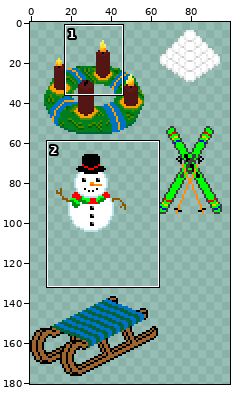
One commit to this sprite sheet: Assets/FuerWinter/Winterdeko.png. Above, an overview of the earlier version with the close-up marked.
Close-up. The starting point:
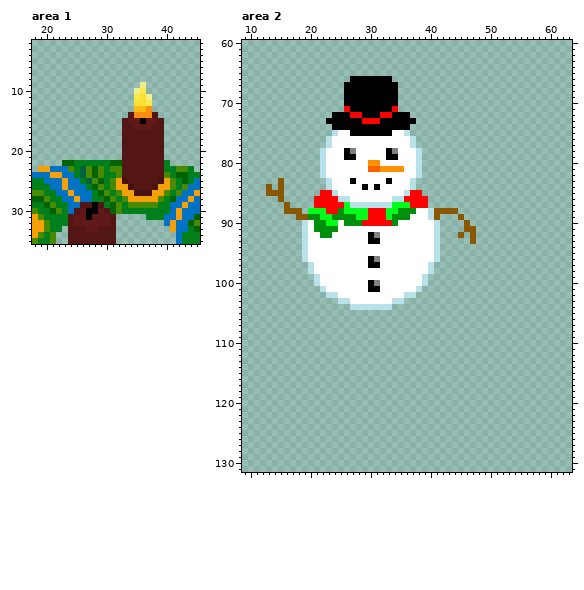
The file is 256x256 pixels. Colours within 5 levels of each other are drawn and written as one. Shown: area 1: x 18..45, y 2..35; area 2: x 9..63, y 60..131. The wide view leaves out empty margins.
The same view after the edit:
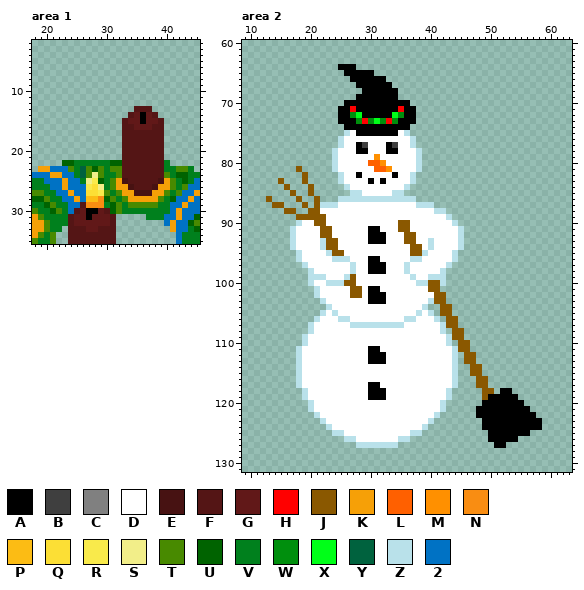
Palette (. is transparent): A #000000  B #3f3f3f  C #808080  D #ffffff  E #471212  F #541515  G #611818  H #ff0000  J #8a5800  K #f6a007  L #ff6000  M #ff9000  N #f98d12  P #fcbc14  Q #fcdf35  R #f9ea4b  S #f2ee89  T #488a00  U #006300  V #00801d  W #008f0d  X #00ff18  Y #00623e  Z #b9e1ea  2 #0072c4
Change:
Area 1:
y 9: x 36 S -> .
y 10: x 35..36 SR -> ..
y 11: x 35..37 RQS -> ...
y 12: x 35..37 QQR -> ...
y 13: x 35..37 PPN -> FFF
y 14: x 35..37 NNN -> GAG
y 24: x 28 U -> S
y 25: x 27..28 YT -> SR
y 26: x 27..29 VUT -> RQS
y 27: x 27..29 2VU -> QQR
y 28: x 27..29 2VV -> PPN
y 29: x 27..29 FAF -> NNN
Area 2:
y 64: x 25..27 ... -> AAA
y 65: x 26..30 ..... -> AAAAA
y 66: x 33 A -> .
y 67: x 26..27 AA -> ..; x 34 A -> .
y 68: x 26..28 AAA -> ...
y 69: x 26..27 AA -> ..
y 70: x 35..36 .. -> AA
y 71: x 25..27 .HA -> AAH; x 34..37 H... -> AHAA
y 72: x 24 A -> .; x 27..28 HH -> WX; x 32..35 HHAA -> AAXW; x 37 . -> A
y 73: x 23..24 AA -> ..; x 28 A -> W; x 30..34 HHAAA -> WXWHW
y 74: x 24..25 AA -> ..
y 75: x 24..27 ZDDA -> ..ZD; x 34 D -> A
y 76: x 23..25 ZDD -> ..Z
y 77: x 23..25 ZDD -> ..Z; x 28..29 DD -> AB; x 33..34 DD -> AB
y 78: x 22..24 ZDD -> ..Z; x 26..29 ACDD -> DDAA; x 34 C -> A
y 79: x 22..24 ZDD -> ..Z; x 26..27 AA -> DD; x 31 D -> M; x 33..34 AA -> DD
y 80: x 22..24 ZDD -> ..Z; x 30..32 MMD -> LLM
y 81: x 18 . -> J; x 22..24 ZDD -> ..Z; x 30 L -> D; x 32 M -> L; x 34..35 MM -> DD
y 82: x 19 . -> J; x 22..25 ZDDD -> ...Z; x 28 D -> A; x 34 D -> A; x 37..38 DZ -> Z.
y 83: x 19 . -> J; x 23..25 ZDD -> ..Z; x 27 A -> D; x 30 D -> A; x 32..33 DA -> AD
y 84: x 13 J -> .; x 15..16 J. -> .J; x 20 . -> J; x 23..26 ZDDD -> ...Z; x 29 A -> D; x 31 A -> D; x 36..37 DZ -> Z.
y 85: x 13..15 JJJ -> ...; x 17 . -> J; x 20 . -> J; x 22..28 HHZDDDD -> .....ZZ; x 34..38 DDZHH -> ZZ...
y 86: x 13 . -> J; x 15 J -> .; x 18 . -> J; x 21..24 HHHH -> J...; x 27..33 DDDDDDD -> ZZZZZZZ; x 36..39 HHHH -> ZZ..
y 87: x 14..16 ..J -> JJ.; x 19 . -> J; x 21..40 HHHHHXZZZZZZZXXXHHH. -> JZZZDDDDDDDDDDDDDZZZ
y 88: x 18 J -> .; x 20..37 XXXHHWXXXXHHHXXWWW -> JJDDDDDDDDDDDDDDDD; x 40..44 ZJJJJ -> DZZ..
y 89: x 20..36 WWXXWWWWXXHHHXWWW -> JJJDDDDDDDDDDDDDD; x 40..43 ZJ.. -> DDDZ; x 45 J -> .
y 90: x 18..19 .Z -> ZD; x 21..24 WWXX -> JJDD; x 26..36 WWWHHHHHWDD -> DDDDDDDDDJJ; x 41..44 Z... -> DDDZ; x 46 J -> .
y 91: x 17..19 ..Z -> ZDD; x 21..24 WWWW -> DJJD; x 30..31 DD -> AA; x 35..36 DD -> JJ; x 41..47 Z....JJ -> DDDDZ..
y 92: x 17..19 ..Z -> ZDD; x 22..23 WW -> JJ; x 31..32 CD -> AA; x 36..37 DD -> JJ; x 41..45 Z...J -> DDDDZ; x 47 J -> .
y 93: x 17..19 ..Z -> ZDD; x 22..24 DDD -> ZJJ; x 32 D -> A; x 36..37 DD -> JJ; x 40..45 DZ.... -> ZDDDDZ; x 47 J -> .
y 94: x 17..19 ..Z -> ZDD; x 22..24 DDD -> ZJJ; x 37..38 DD -> JJ; x 40..45 DZ.... -> ZDDDDZ
y 95: x 18..19 .Z -> ZD; x 23..25 DDD -> ZJJ; x 37..39 DDD -> JJZ; x 41..44 Z... -> DDDZ
y 96: x 18..19 .Z -> ZD; x 24..26 DDD -> ZZZ; x 31 C -> A; x 37..38 DD -> ZZ; x 41..44 Z... -> DDDZ
y 97: x 19..20 .Z -> ZD; x 27 D -> Z; x 32 D -> A; x 36 D -> Z; x 40..43 Z... -> DDDZ
y 98: x 27 D -> Z; x 30..32 DDD -> AAA; x 36 D -> Z; x 40..42 Z.. -> DDZ
y 99: x 20 . -> Z; x 22 D -> Z; x 26..27 DD -> ZJ; x 37 D -> Z; x 39..42 Z... -> DZZZ
y 100: x 20..21 .Z -> ZD; x 23..27 DDDDD -> ZZZJJ; x 30..31 AC -> DD; x 38 D -> Z; x 40..42 ... -> JJZ
y 101: x 21..22 .Z -> ZD; x 27..28 DD -> JJ; x 38..41 Z... -> DDJJ
y 102: x 21..24 ..ZZ -> ZDDD; x 27..28 DD -> JJ; x 30..32 DDD -> AAA; x 36..42 ZZ..... -> DDDDDJJ
y 103: x 22..26 ...ZZ -> ZDDDD; x 30..32 DDD -> AAA; x 34..42 ZZ....... -> DDDDDDZJJ
y 104: x 23..39 ....ZZZZZZZ...... -> ZDDDDDDDDDDDDDDDZ; x 42..43 .. -> JJ
y 105: x 22..40 ................... -> ZDZDDDDDDDDDDDDDZDZ; x 42..43 .. -> JJ
y 106: x 21..41 ..................... -> ZDDDZZDDDDDDDDDZZDDDZ; x 43..44 .. -> JJ
y 107: x 20..44 ......................... -> ZDDDDDDZZZZZZZZZDDDDDDZJJ
y 108: x 20..42 ....................... -> ZDDDDDDDDDDDDDDDDDDDDDZ; x 44..45 .. -> JJ
y 109: x 19..45 ........................... -> ZDDDDDDDDDDDDDDDDDDDDDDDZJJ
y 110: x 19..43 ......................... -> ZDDDDDDDDDDDDDDDDDDDDDDDZ; x 45..46 .. -> JJ
y 111: x 18..46 ............................. -> ZDDDDDDDDDDDAADDDDDDDDDDDDZJJ
y 112..113: x 18..44 ........................... -> ZDDDDDDDDDDDAAADDDDDDDDDDDZ; x 46..47 .. -> JJ
y 114..115: x 18..44 ........................... -> ZDDDDDDDDDDDDDDDDDDDDDDDDDZ; x 47..48 .. -> JJ
y 116: x 18..44 ........................... -> ZDDDDDDDDDDDDDDDDDDDDDDDDDZ; x 48..49 .. -> JJ
y 117: x 18..44 ........................... -> ZDDDDDDDDDDDAADDDDDDDDDDDDZ; x 48..49 .. -> JJ
y 118: x 19..43 ......................... -> ZDDDDDDDDDDAAADDDDDDDDDDZ; x 49..50 .. -> JJ; x 52..53 .. -> AA
y 119: x 19..43 ......................... -> ZDDDDDDDDDDAAADDDDDDDDDDZ; x 49..54 ...... -> JAAAAA
y 120: x 20..42 ....................... -> ZDDDDDDDDDDDDDDDDDDDDDZ; x 49..55 ....... -> AAAAAAA
y 121: x 20..42 ....................... -> ZDDDDDDDDDDDDDDDDDDDDDZ; x 48..56 ......... -> AAAAAAAAA
y 122: x 21..41 ..................... -> ZDDDDDDDDDDDDDDDDDDDZ; x 48..57 .......... -> AAAAAAAAAA
y 123: x 22..40 ................... -> ZDDDDDDDDDDDDDDDDDZ; x 49..58 .......... -> AAAAAAAAAA
y 124: x 23..39 ................. -> ZDDDDDDDDDDDDDDDZ; x 49..58 .......... -> AAAAAAAAAA
y 125: x 24..38 ............... -> ZZDDDDDDDDDDDZZ; x 50..56 ....... -> AAAAAAA
y 126: x 26..36 ........... -> ZZDDDDDDDZZ; x 50..54 ..... -> AAAAA
y 127: x 28..34 ....... -> ZZZZZZZ; x 51..52 .. -> AA
Pixel boxes of the changes (left, top, right, bottom) in both close-ups:
changed: (134, 82, 152, 118)
changed: (86, 172, 104, 208)
changed: (266, 64, 542, 448)
